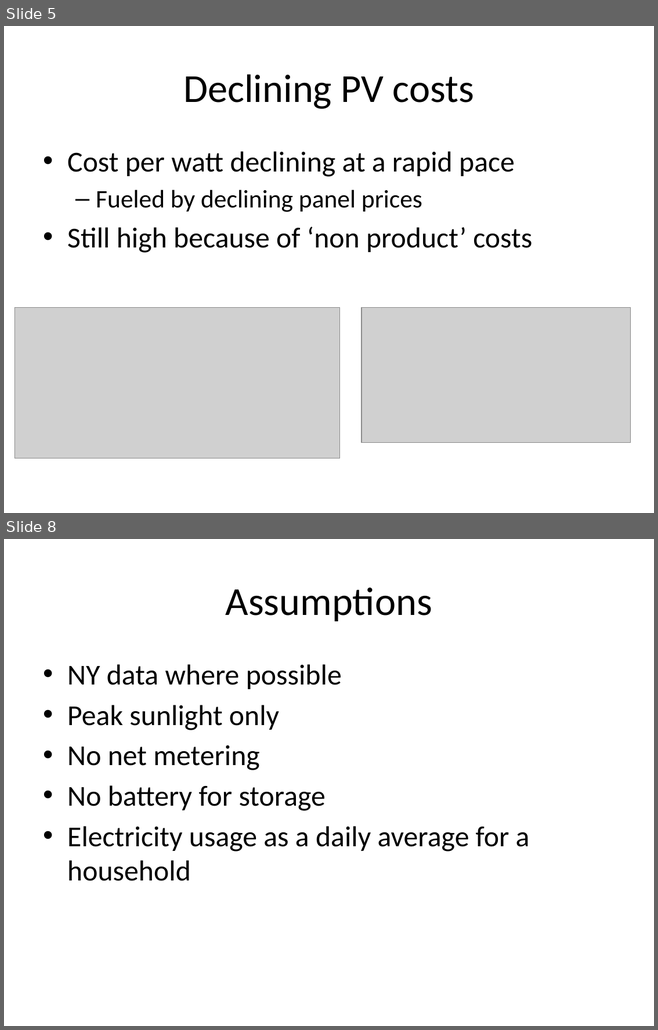
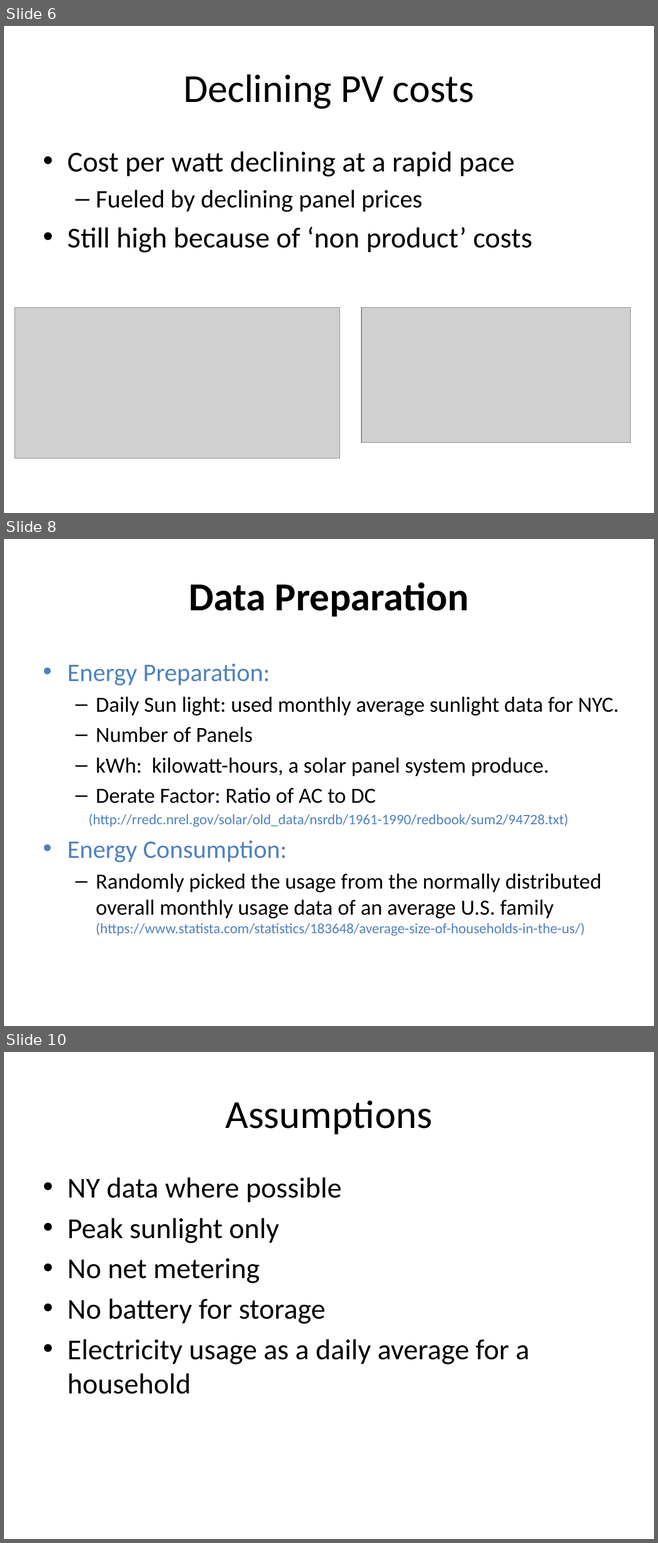
Before and after one commit to Nguyver/DATA621, a slide deck: DATA604_Final/DATA604_Final_Presentation.pptx. Shown one above the other, each under a label of ours: slides 5 and 8 before the commit, slides 6, 8 and 10 after it; the slides between them are not shown. The pictures are 658x1030 and 658x1543 pixels, drawn with LibreOffice and Linux fonts; fonts in the diff are those of the drawing; grey boxes stand for pictures; background and template pictures are left out. Boxes give left, top, right and bottom in pixels: in the first picture for what was removed or moved away, otherwise in the second. Text is boxed around its words. In the diff, an @@ line names an element or a change of style, - is before the commit and + after.

```diff
--- a/DATA604_Final/DATA604_Final_Presentation.pptx
+++ b/DATA604_Final/DATA604_Final_Presentation.pptx
@@ slide 8 added at <box>4,539,654,1026</box>, background picture (left out) @@
@@ title added at <box>188,583,469,617</box>, 44 pt, text #000000, bold @@
+Data Preparation
@@ text added at <box>67,664,618,936</box>, 24 pt, text #000000 @@
+• Energy Preparation:
+  – Daily Sun light: used monthly average sunlight data for NYC.
+  – Number of Panels
+  – kWh: kilowatt-hours, a solar panel system produce.
+  – Derate Factor: Ratio of AC to DC
+(http://rredc.nrel.gov/solar/old_data/nsrdb/1961-1990/redbook/sum2/94728.txt)
+• Energy Consumption:
+  – Randomly picked the usage from the normally distributed overall monthly usage data of an average U.S. family (https://www.statista.com/statistics/183648/average-size-of-households-in-the-us/)
@@ what was slide 5 is now slide 6 @@
@@ what was slide 8 is now slide 10 @@
```
Also in this commit, not shown: 5 slides changed, 5 other slides added.
